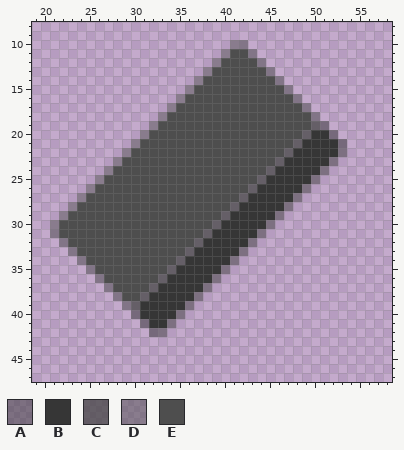
A pixel-art sprite gets an edit: img/northSouthDeadStart.png. The picture above is the old version.
The file is 64x64 pixels. Shown: x 19..58, y 8..47.
Palette (. is transparent): A #36363680  B #363636  C #464646c0  D #4e4e4e80  E #4e4e4e
Pixels before, first column x 21:
10 ....................DD...........
11 ...................DEED..........
12 ..................DEEEED.........
13 .................DEEEEEED........
14 ................DEEEEEEEED.......
15 ...............DEEEEEEEEEED......
16 ..............DEEEEEEEEEEEED.....
17 .............DEEEEEEEEEEEEEED....
18 ............DEEEEEEEEEEEEEEEED...
19 ...........DEEEEEEEEEEEEEEEEECA..
20 ..........DEEEEEEEEEEEEEEEEECBBA.
21 .........DEEEEEEEEEEEEEEEEECBBBBA
22 ........DEEEEEEEEEEEEEEEEECBBBBBA
23 .......DEEEEEEEEEEEEEEEEECBBBBBA.
24 ......DEEEEEEEEEEEEEEEEECBBBBBA..
25 .....DEEEEEEEEEEEEEEEEECBBBBBA...
26 ....DEEEEEEEEEEEEEEEEECBBBBBA....
27 ...DEEEEEEEEEEEEEEEEECBBBBBA.....
28 ..DEEEEEEEEEEEEEEEEECBBBBBA......
29 .DEEEEEEEEEEEEEEEEECBBBBBA.......
30 DEEEEEEEEEEEEEEEEECBBBBBA........
31 DEEEEEEEEEEEEEEEECBBBBBA.........
32 .DEEEEEEEEEEEEEECBBBBBA..........
33 ..DEEEEEEEEEEEECBBBBBA...........
34 ...DEEEEEEEEEECBBBBBA............
35 ....DEEEEEEEECBBBBBA.............
36 .....DEEEEEECBBBBBA..............
37 ......DEEEECBBBBBA...............
38 .......DEECBBBBBA................
39 ........DCBBBBBA.................
40 .........ABBBBA..................
41 ..........ABBA...................
42 ...........AA....................
And afterwards:
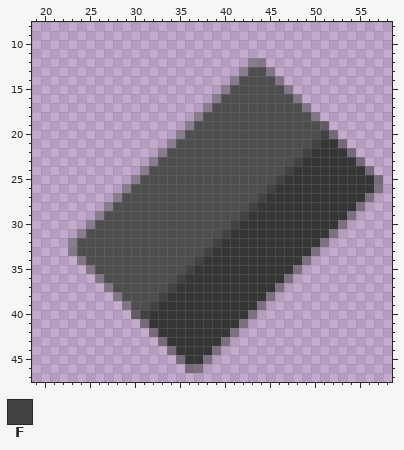
Colours new in this view: F #424242
The exact change:
y 10: x 41..42 DD -> ..
y 11: x 40..43 DEED -> ....
y 12: x 39..43 DEEEE -> ....D
y 13: x 38..42 DEEEE -> ....D
y 14: x 37..41 DEEEE -> ....D
y 15: x 36..40 DEEEE -> ....D
y 16: x 35..39 DEEEE -> ....D
y 17: x 34..38 DEEEE -> ....D
y 18: x 33..37 DEEEE -> ....D
y 19: x 32..36 DEEEE -> ....D; x 50..51 CA -> EC
y 20: x 31..35 DEEEE -> ....D; x 49..51 CBB -> EEF
y 21: x 30..34 DEEEE -> ....D; x 48..50 CBB -> EEF
y 22: x 29..33 DEEEE -> ....D; x 47..49 CBB -> EEF; x 53..54 A. -> BA
y 23: x 28..32 DEEEE -> ....D; x 46..48 CBB -> EEF; x 52..55 A... -> BBBA
y 24: x 27..31 DEEEE -> ....D; x 45..47 CBB -> EEF; x 51..56 A..... -> BBBBBA
y 25: x 26..30 DEEEE -> ....D; x 44..46 CBB -> EEF; x 50..57 A....... -> BBBBBBBA
y 26: x 25..29 DEEEE -> ....D; x 43..45 CBB -> EEF; x 49..57 A........ -> BBBBBBBBA
y 27: x 24..28 DEEEE -> ....D; x 42..44 CBB -> EEF; x 48..56 A........ -> BBBBBBBBA
y 28: x 23..27 DEEEE -> ....D; x 41..43 CBB -> EEF; x 47..55 A........ -> BBBBBBBBA
y 29: x 22..26 DEEEE -> ....D; x 40..42 CBB -> EEF; x 46..54 A........ -> BBBBBBBBA
y 30: x 21..25 DEEEE -> ....D; x 39..41 CBB -> EEF; x 45..53 A........ -> BBBBBBBBA
y 31: x 21..24 DEEE -> ...D; x 38..40 CBB -> EEF; x 44..52 A........ -> BBBBBBBBA
y 32: x 22..23 DE -> .D; x 37..39 CBB -> EEF; x 43..51 A........ -> BBBBBBBBA
y 33: x 36..38 CBB -> EEF; x 42..50 A........ -> BBBBBBBBA
y 34: x 35..37 CBB -> EEF; x 41..49 A........ -> BBBBBBBBA
y 35: x 34..36 CBB -> EEF; x 40..48 A........ -> BBBBBBBBA
y 36: x 33..35 CBB -> EEF; x 39..47 A........ -> BBBBBBBBA
y 37: x 32..34 CBB -> EEF; x 38..46 A........ -> BBBBBBBBA
y 38: x 31..33 CBB -> EEF; x 37..45 A........ -> BBBBBBBBA
y 39: x 30..32 CBB -> EEF; x 36..44 A........ -> BBBBBBBBA
y 40: x 30..31 AB -> CF; x 35..43 A........ -> BBBBBBBBA
y 41: x 34..42 A........ -> BBBBBBBBA
y 42: x 33..41 A........ -> BBBBBBBBA
y 43: x 33..40 ........ -> ABBBBBBA
y 44: x 34..39 ...... -> ABBBBA
y 45: x 35..38 .... -> ABBA
y 46: x 36..37 .. -> AA
Boxes around the changes in both pictures, in picture pixels (x1, y1, x2, y2):
changed: (50, 40, 383, 373)
